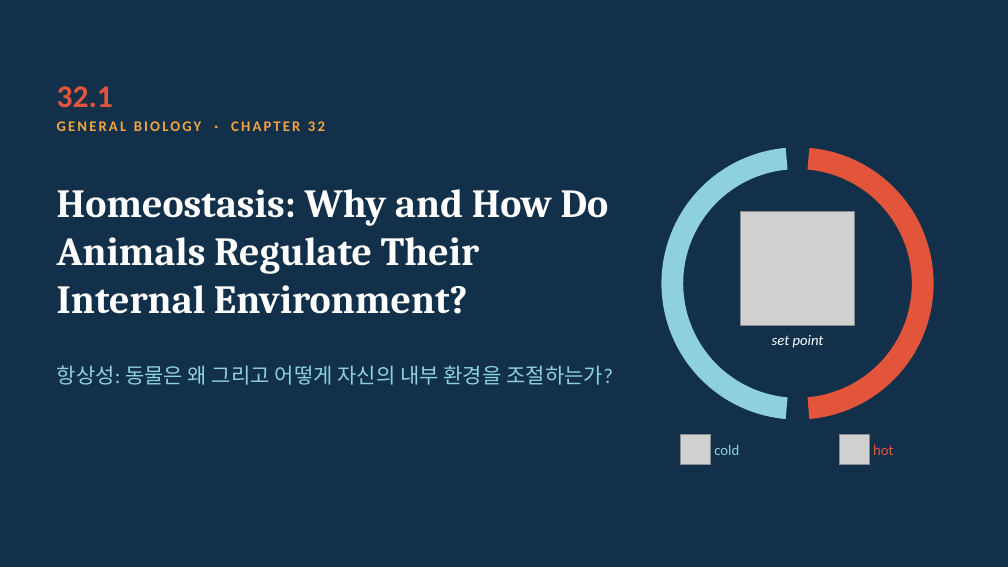
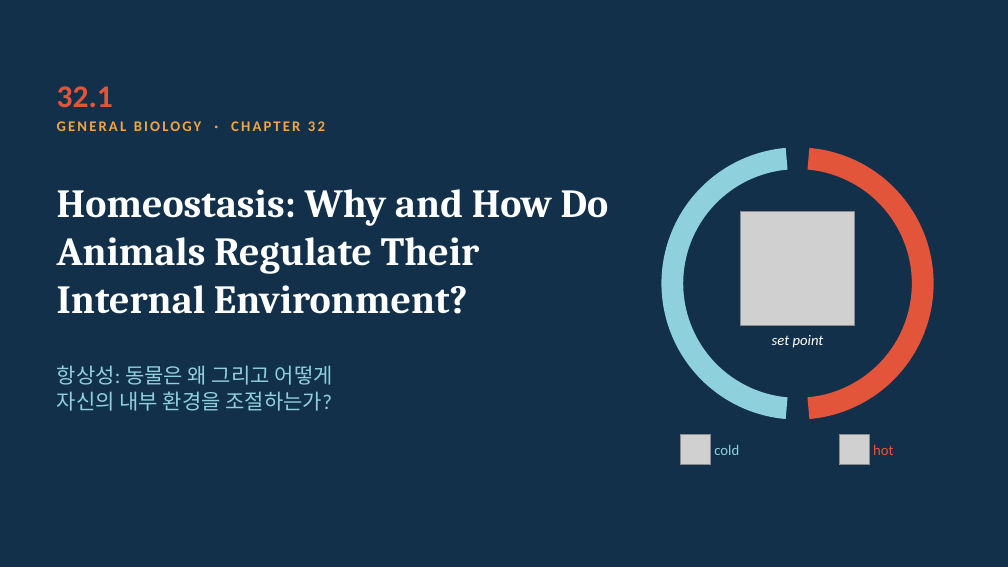
Before and after one commit to coula0908/biology, a slide deck: slide 1 of 32.1_homeostasis/32.1_Homeostasis.pptx. Drawn at 1008x567 pixels with LibreOffice and Linux fonts; fonts in the diff are those of the drawing; grey boxes stand for pictures. Boxes give left, top, right and bottom in pixels: in the first picture for what was removed or moved away, otherwise in the second. Text is boxed around its words. In the diff, an @@ line names an element or a change of style, - is before the commit and + after.

```diff
--- a/32.1_homeostasis/32.1_Homeostasis.pptx
+++ b/32.1_homeostasis/32.1_Homeostasis.pptx
@@ text "항상성: 동물은 왜 그리고 어떻게 ..." rewrapped from box(57, 365, 613, 385) to box(57, 365, 333, 411) @@
```
Also in this commit, not shown: 1 other slide changed, 7 other files.
